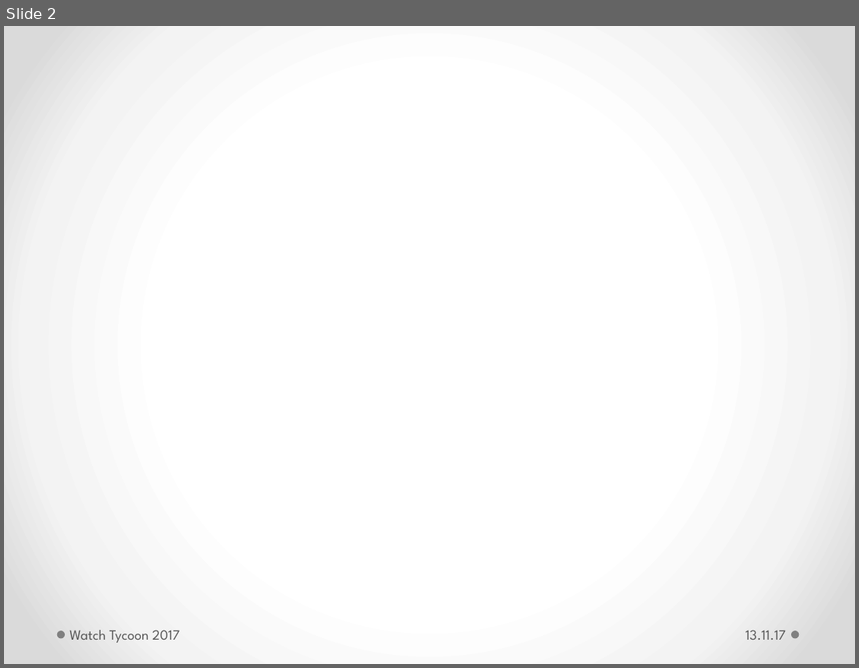
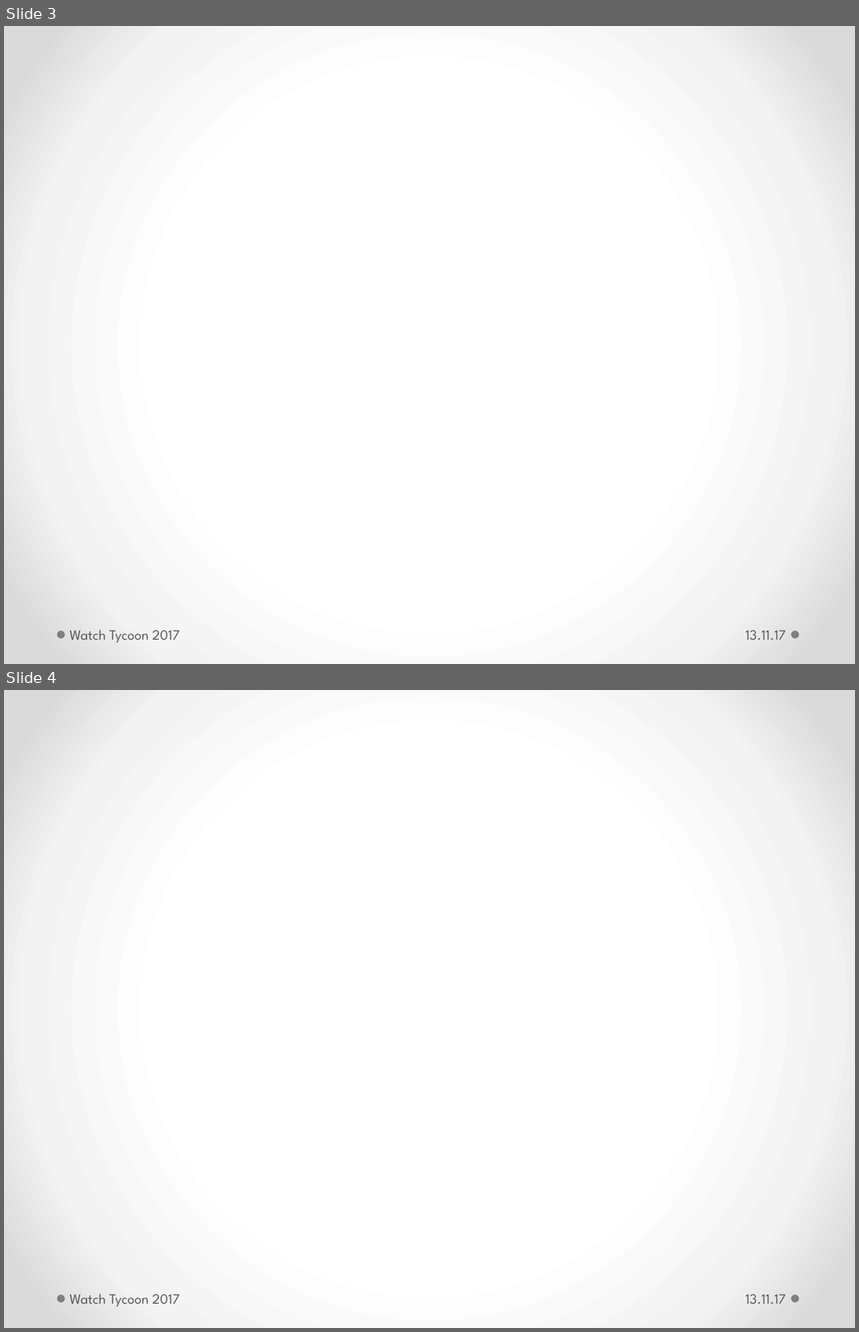
Before and after one commit to WWI16SEAFallstudie/Unternehmenssimulation, a slide deck: doc/fallstudie_präsentation.pptx. Shown one above the other, each under a label of ours: slide 2 before the commit, slides 3 and 4 after it. The pictures are 859x668 and 859x1332 pixels, drawn with LibreOffice and Linux fonts; fonts in the diff are those of the drawing. Boxes give left, top, right and bottom in pixels: in the first picture for what was removed or moved away, otherwise in the second. Text is boxed around its words. In the diff, an @@ line names an element or a change of style, - is before the commit and + after.

```diff
--- a/doc/fallstudie_präsentation.pptx
+++ b/doc/fallstudie_präsentation.pptx
@@ slide 4 added at (x1=4, y1=690, x2=855, y2=1328), background gradient #FFFFFF to #F4F4F4 to #DADADA; not listed: 2 template elements that a slide beside it also shows @@
@@ text added at (x1=69, y1=1294, x2=180, y2=1307), 12 pt, text #595959 @@
+Watch Tycoon 2017
@@ text added at (x1=746, y1=1294, x2=786, y2=1304), 12 pt, text #595959 @@
+13.11.17
@@ what was slide 2 is now slide 3 @@
```
Also in this commit, not shown: 1 other slide added, 31 other files.
